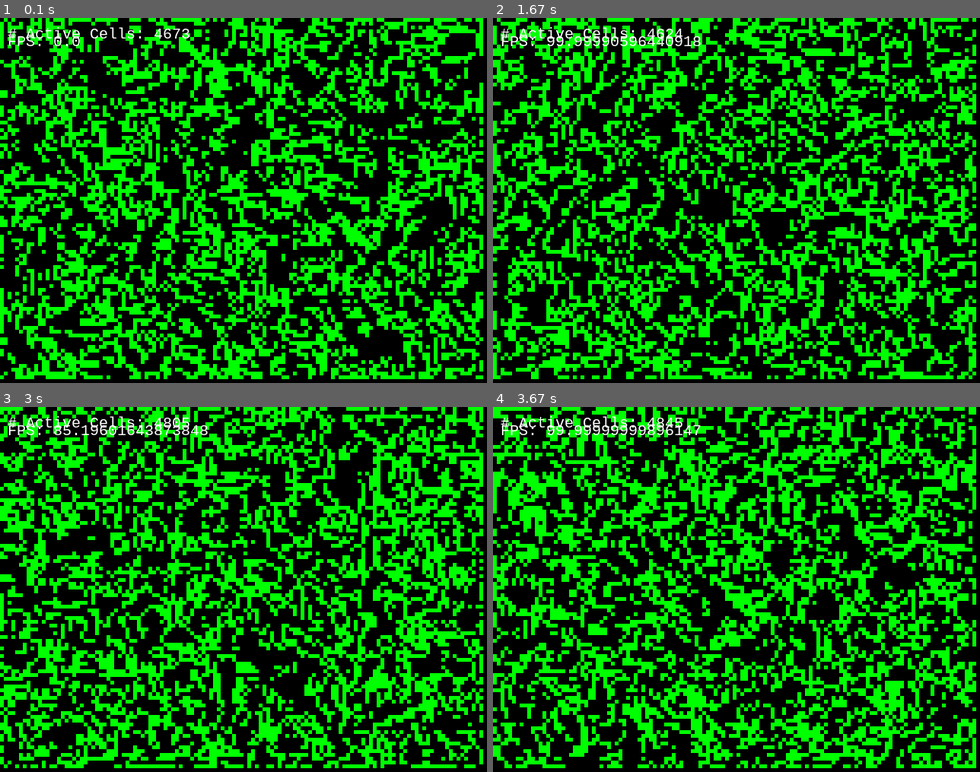
Above: before the commit, frames 1-4 (two rows, left to right).
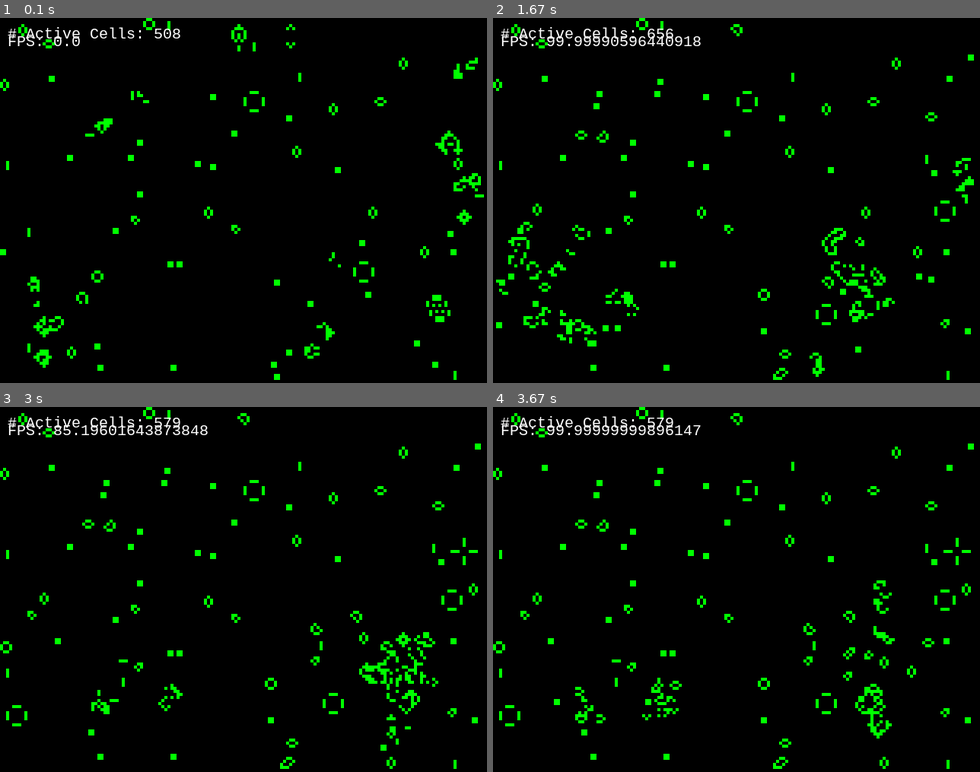
Above: after the commit, the same moments.

Repository: dvalent/Python
Game: pygame game, started from pygame/GOL_downloaded.py
Same seed, same stepped clock (60 frames per second), same inputs: the game is played once before the commit and once after it. The source is Python 2; it was converted automatically to run under Python 3.
Inputs (mouse positions are in pixels of both pictures, inside the frame that each line leads up to):
- Up to frame 1 (0.1 s): no input
- Up to frame 2 (1.67 s): click (736, 200) at 0.38 s; click (639, 69) at 1.22 s
- Up to frame 3 (3 s): click (370, 450) at 2.05 s; click (331, 487) at 2.88 s
- Up to frame 4 (3.67 s): no input

The runs differ from the first frame. In frame 1, 39% of the frame differs, in the area x 0-100%, y 0-100%; in frame 2, 38%; in frame 3, 40%; in frame 4, 40%.

Commit message:
Finished GOL

Diff:
--- a/pygame/GOL.py
+++ b/pygame/GOL.py
@@ -6,15 +6,15 @@
 
 height = 600
 width = 600
-rows = 100
-cols = 100
+rows = 120
+cols = 120
 
 bh = height//rows
 bw = width//cols
 
 display = pygame.display.set_mode([width,height])
-name = pygame.display.set_caption('Game of Life')
 clock = pygame.time.Clock()
+name = pygame.display.set_caption('Game of Life {}'.format(clock.get_fps()))
 
 vec = pygame.math.Vector2
 
@@ -27,15 +27,18 @@
                             vec(0,1),    vec(0,-1),
                             vec(1,1),    vec(1,-1),
                             vec(-1,-1),  vec(-1,1)]
+        self.newState = []
     # create cells
     def vectors(self):
         self.cells = [[cell(i, j) for j in range(self.rows)] for i in range(self.cols)]
     #set intial state
     def randomState(self):
-        return [[j.setState(bool(random.randint(0,6))) for j in i]  for i in self.cells]
+        return [[j.setState(True) for j in i if random.randint(1,5) ==  1]  for i in self.cells]
     #draw cells
     def show(self):
         return [[j.draw() for j in i if j.getState() == True] for i in self.cells]
+
+    # too many for loop debug with one and get rid of inbounds def TRY/EXCEPT
 
     def inbounds(self,node):
         return 0 <= node.x < self.cols and 0 <= node.y < self.rows
@@ -47,17 +50,24 @@
     def eval(self):
         for i in self.cells:
             for j in i:
-                vecNeighbors = [k for k in self.neighbors(j.pos()) if self.cells[int(k.x)][int(k.y)].getState() == True]
+                vecNeighbors = [(int(k.x),int(k.y)) for k in self.neighbors(j.pos())]
+                vecState = [self.cells[x][y].getState() for x,y in vecNeighbors]
+                trueOnes = sum(vecState)
+                #print "cell {} has {} neighbors {} {} {}".format(j.pos(),len(vecNeighbors),vecNeighbors,vecState,trueOnes)
+
                 if j.getState() == True:
-                    if len(vecNeighbors) < 2:
-                        j.setState(False)
-                    elif len(vecNeighbors) <= 3:
-                        j.setState(True)
-                    elif len(vecNeighbors) >= 4:
-                        j.setState(False)
+                    if trueOnes < 2:
+                        j.setNext(False)
+                    elif trueOnes <= 3:
+                        j.setNext(True)
+                    elif trueOnes >= 4:
+                        j.setNext(False)
                 else:
-                    if len(vecNeighbors) == 3:
-                        j.setState(True)
+                    if trueOnes == 3:
+                        j.setNext(True)
+
+    def swapState(self):
+        return [[j.swap() for j in i]  for i in self.cells]
 
 
     def run(self):
@@ -69,6 +79,7 @@
         self.posX   = posX
         self.posY   = posY
         self.state  = False
+        self.NextState = False
     def setState(self,newstate):
         self.state = newstate
         return self.state
@@ -78,14 +89,15 @@
         return vec(self.posX , self.posY)
     def draw(self):
         return pygame.draw.ellipse(display,(255,255,255),Rect(self.posX*bw,self.posY*bh,bw,bh))
-
+    def setNext(self,next):
+        self.NextState = next
+    def swap(self):
+        self.state = self.NextState
 
 gameOn = True
 
 G = grid(rows, cols)
 G.run()
-print
-
 
 
 while gameOn:
@@ -96,13 +108,10 @@
 
     display.fill((51,51,51))
 
+    G.show()
     G.eval()
-    G.show()
+    G.swapState()
 
-
-
-
-
-    clock.tick(100)
+    #clock.tick(100)
 
     pygame.display.update()
--- a/pygame/GOL_downloaded.py
+++ b/pygame/GOL_downloaded.py
@@ -6,7 +6,7 @@
 WINDOW_WIDTH = 640
 WINDOW_HEIGHT = 480
 
-PIXEL_SIZE = 5
+PIXEL_SIZE = 4
 
 #Update ever UPDATETIME ms
 UPDATETIME = 1
@@ -112,15 +112,21 @@
             background.fill((0, 0, 0))
             for x in xrange(0,WINDOW_WIDTH/PIXEL_SIZE):
                 for y in xrange(0, WINDOW_HEIGHT/PIXEL_SIZE):
+                    if grid.getCell(x,y):
+                        if grid.countNeighbours(x,y) < 2:
+                            newgrid.setCell(x,y,False)
+                        elif grid.countNeighbours(x,y) <= 3:
+                            newgrid.setCell(x,y,True)
+                            number_active_cells += 1
+                            drawSquare(background,x,y)
+                        elif grid.countNeighbours(x,y) >= 4:
+                            newgrid.setCell(x,y,False)
 
-                    if grid.countNeighbours(x,y) < 2:
-                        newgrid.setCell(x,y,False)
-                    elif grid.countNeighbours(x,y) <= 3:
-                        newgrid.setCell(x,y,True)
-                        number_active_cells += 1
-                        drawSquare(background,x,y)
-                    elif grid.countNeighbours(x,y) >= 4:
-                        newgrid.setCell(x,y,False)
+                    else:
+                        if grid.countNeighbours(x,y) == 3:
+                            newgrid.setCell(x,y,True)
+                            number_active_cells += 1
+                            drawSquare(background,x,y)
 
             lastrun = pygame.time.get_ticks()
         else:
